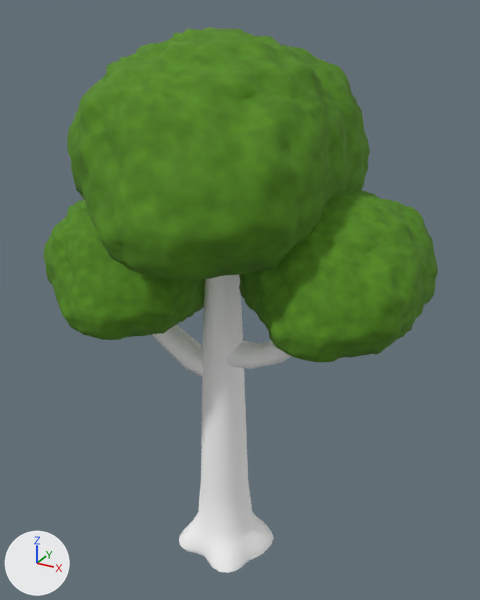
Renders of the glTF model public/models/trees/tree-4.glb from each side of a commit.
Both versions are drawn from a camera (50 mm lens) standing at (3.35, -5.78, 6.19) and looking at (0.06, 0.2, 3.2). Every picture has the same lights, and +X, +Y and +Z are marked at lower left. Where no turn or scale is listed for an object, it has been applied to the vertices.

Before the edit, the objects in view are built like this:
```python
mat_trunk4 = principled_material('Trunk4')
mat_trunk4.base_color = (1.0, 1.0, 1.0)  # white #ffffff
mat_trunk4.roughness = 0.65
me_cylinder_001 = bpy.data.meshes.new('Cylinder.001')
me_cylinder_001.from_pydata(...)  # 328 vertices, 560 faces; spans x -1.43..1.21, y -0.58..0.52, z -0.07..5.26
me_cylinder_001.materials.append(mat_trunk4)  # white #ffffff
me_cylinder_009 = bpy.data.meshes.new('Cylinder.009')
me_cylinder_009.from_pydata(...)  # 3842 vertices, 7680 faces; spans x -1.63..1.3, y -1.63..1.66, z 3.82..6.03
me_cylinder_009.materials.append(mat_leaves)  # picture img_leaf_basecolor
me_cylinder_012 = bpy.data.meshes.new('Cylinder.012')
me_cylinder_012.from_pydata(...)  # 3842 vertices, 7680 faces; spans x 0.26..2.17, y -1.08..1.09, z 3.18..4.64
me_cylinder_012.materials.append(mat_leaves)  # picture img_leaf_basecolor
ob_leaf_4a = bpy.data.objects.new('Leaf 4A', me_cylinder_009)
ob_leaf_4a.location = (0.0, 0.0, 0.0)
ob_leaf_4b = bpy.data.objects.new('Leaf 4B', me_cylinder_012)
ob_leaf_4b.location = (0.0, 0.0, 0.0)
ob_tree_4 = bpy.data.objects.new('Tree 4', me_cylinder_001)
ob_tree_4.location = (0.0, 0.0, 0.0)
# also in view: 'Leaf 4C' at (-1.24, 0.01, 3.6)
```
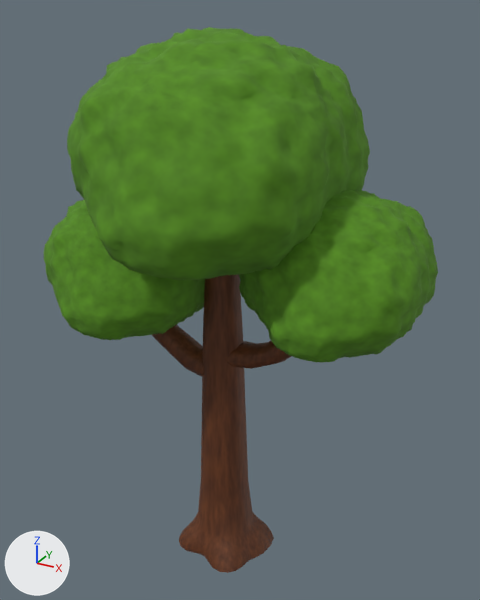
What differs and where, as boxes [x1, y1, x2, y2] in the pictures (480 x 600 px):
'Tree 4', surface changed (grey to brown)
    both: [152, 274, 291, 573]

Edits to the bpy script that builds the scene:
```text
Add img_trunk4_basecolor:
    img_trunk4_basecolor = load_image('Trunk4_basecolor', '_unpacked/Trunk4_basecolor', 1024, 1024, 'sRGB')
Add img_trunk4_normal:
    img_trunk4_normal = load_image('Trunk4_normal', '_unpacked/Trunk4_normal', 1024, 1024, 'Non-Color')
Change mat_trunk4:
    where n0 = _N.new('ShaderNodeBsdfPrincipled'); n0.name = 'Principled BSDF'
    remove n0.inputs[0].default_value = (1.0, 1.0, 1.0, 1.0)  # 'Base Color', white #ffffff
    add n2 = _N.new('ShaderNodeTexImage'); n2.name = 'Image Texture'
    add n2.image = img_trunk4_basecolor
    add n3 = _N.new('ShaderNodeNormalMap'); n3.name = 'Normal Map'
    add n3.uv_map = 'UVMap'
    add n3.inputs[0].default_value = 0.3  # 'Strength'
    add n4 = _N.new('ShaderNodeTexImage'); n4.name = 'Image Texture.001'
    add n4.image = img_trunk4_normal
    add _L.new(n2.outputs[0], n0.inputs[0])  # 'Color' to 'Base Color'
    add _L.new(n3.outputs[0], n0.inputs[5])  # 'Normal' to 'Normal'
    add _L.new(n4.outputs[0], n3.inputs[1])  # 'Color' to 'Color'
```
